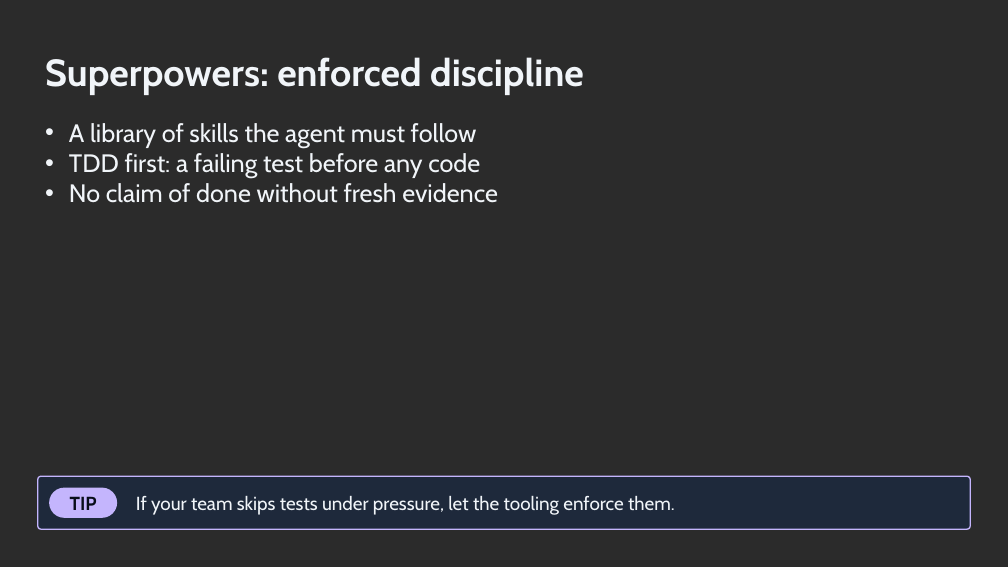
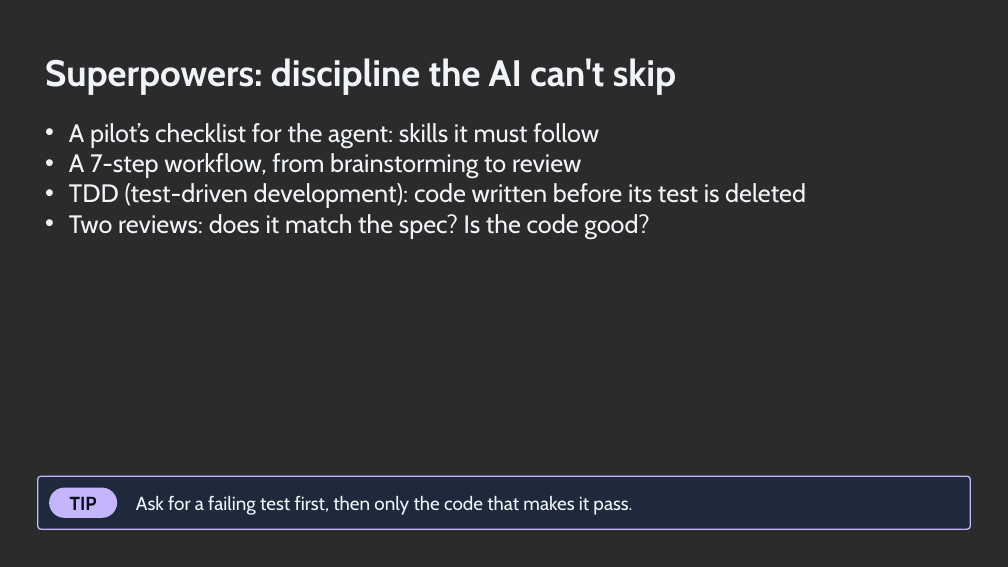
Before and after one commit to ronyronen/speckit-claude-presentation, a slide deck: slide 11 of presentation/speckit-workshop.pptx. Drawn at 1008x567 pixels with LibreOffice and Linux fonts; fonts in the diff are those of the drawing; background and template pictures are left out; a plain dark background stands for a picture behind light text. Boxes give left, top, right and bottom in pixels: in the first picture for what was removed or moved away, otherwise in the second. Text is boxed around its words. In the diff, an @@ line names an element or a change of style, - is before the commit and + after.

```diff
--- a/presentation/speckit-workshop.pptx
+++ b/presentation/speckit-workshop.pptx
@@ text at (45, 58, 676, 95): text changed; size 36 to 35 pt @@
-Superpowers: enforced discipline
+Superpowers: discipline the AI can't skip
@@ text at (69, 123, 806, 239): text changed @@
-• A library of skills the agent must follow
-• TDD first: a failing test before any code
-• No claim of done without fresh evidence
+• A pilot’s checklist for the agent: skills it must follow
+• A 7-step workflow, from brainstorming to review
+• TDD (test-driven development): code written before its test is deleted
+• Two reviews: does it match the spec? Is the code good?
@@ text at (136, 496, 632, 515): text changed @@
-If your team skips tests under pressure, let the tooling enforce them.
+Ask for a failing test first, then only the code that makes it pass.
```
Also in this commit, not shown: 27 other slides changed, 3 slides added, 3 slides removed, 2 other files.
